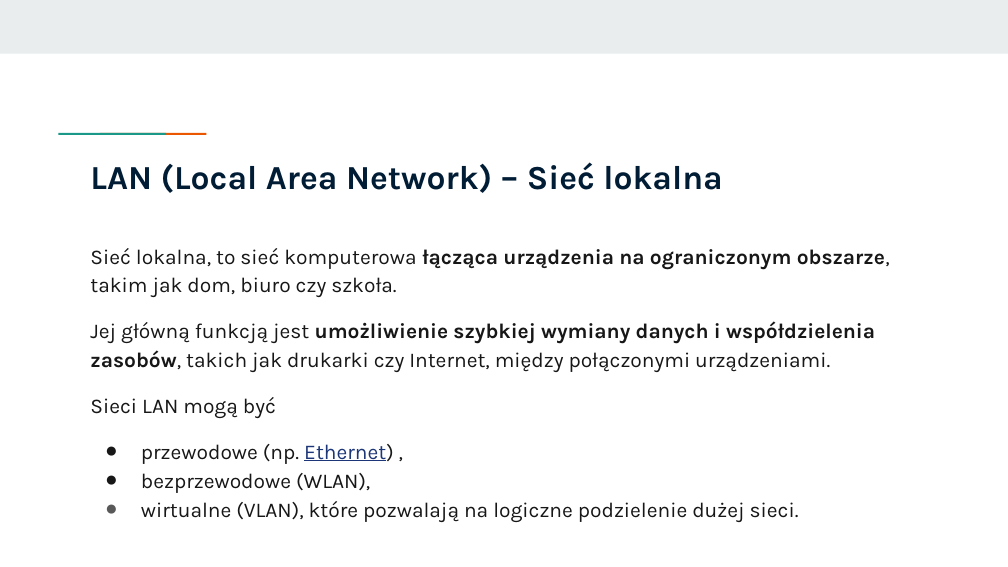
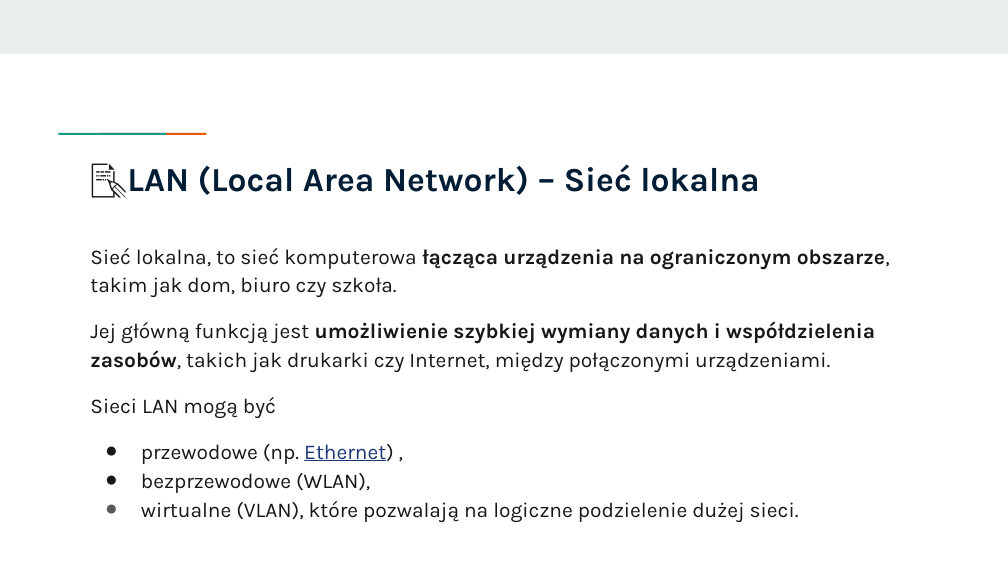
Before and after one commit to KasiaKasia/PRZEDMIOTY, a slide deck: slide 62 of ZASTOSOWANIE_INFORMATYKI/1A-gr_2/Zastosowanie informatyki - 1A gr. 2.pptx. Drawn at 1008x567 pixels with LibreOffice and Linux fonts; fonts in the diff are those of the drawing. Boxes give left, top, right and bottom in pixels: in the first picture for what was removed or moved away, otherwise in the second. Text is boxed around its words. In the diff, an @@ line names an element or a change of style, - is before the commit and + after.

```diff
--- a/ZASTOSOWANIE_INFORMATYKI/1A-gr_2/Zastosowanie informatyki - 1A gr. 2.pptx
+++ b/ZASTOSOWANIE_INFORMATYKI/1A-gr_2/Zastosowanie informatyki - 1A gr. 2.pptx
@@ title at bbox=[127, 164, 760, 195]: text changed @@
-LAN (Local Area Network) – Sieć lokalna
+📝LAN (Local Area Network) – Sieć lokalna
```
Also in this commit, not shown: 14 other slides changed, 3 other files.
